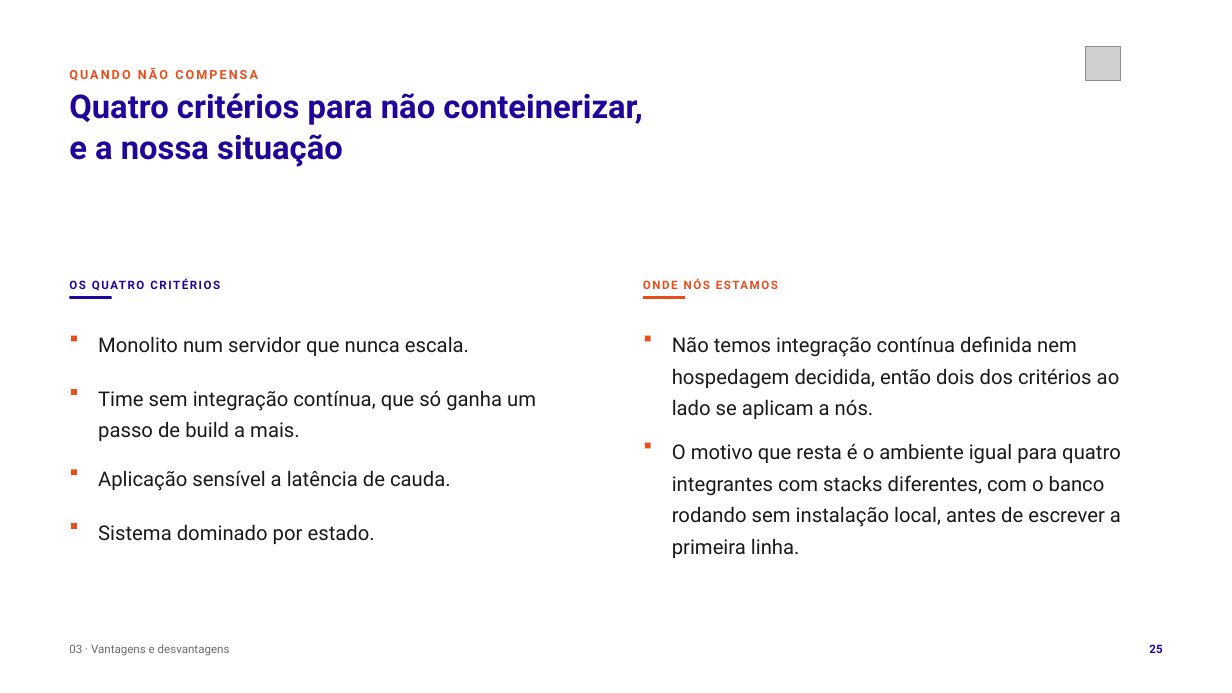
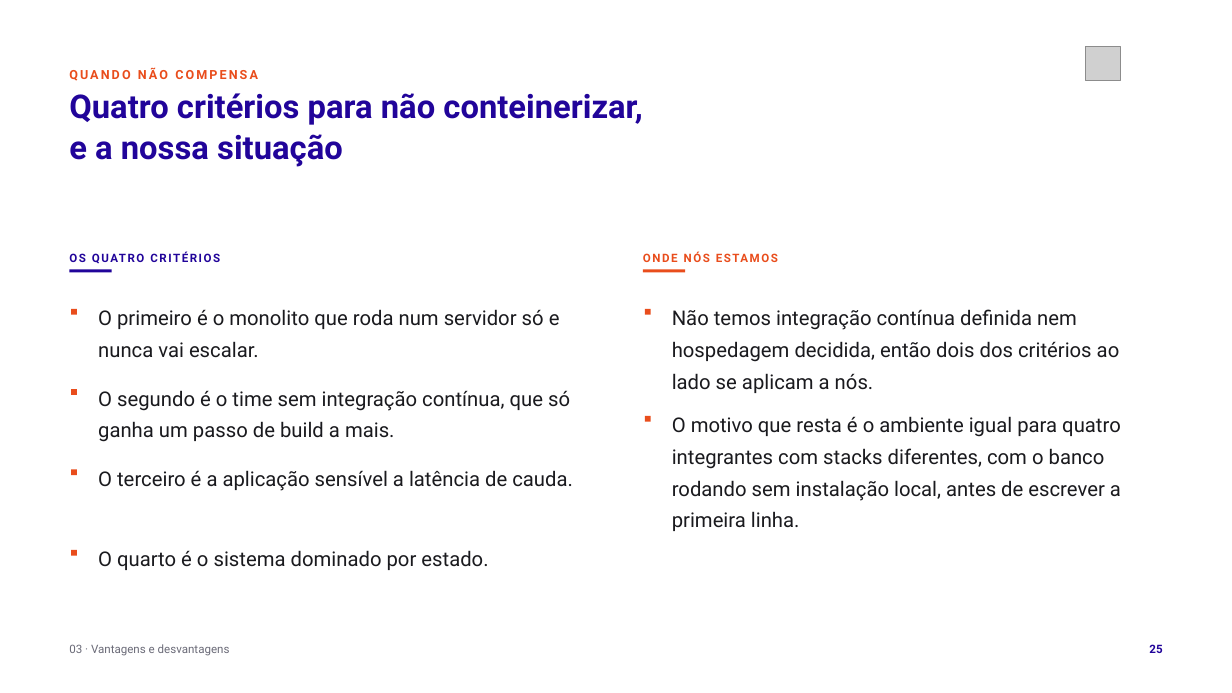
Before and after one commit to tcpassos/invite-app, a slide deck: slide 25 of trabalhos/T1-Docker-Invite-People.pptx. Drawn at 1232x693 pixels with LibreOffice and Linux fonts; fonts in the diff are those of the drawing; grey boxes stand for pictures. Boxes give left, top, right and bottom in pixels: in the first picture for what was removed or moved away, otherwise in the second. Text is boxed around its words. In the diff, an @@ line names an element or a change of style, - is before the commit and + after.

```diff
--- a/trabalhos/T1-Docker-Invite-People.pptx
+++ b/trabalhos/T1-Docker-Invite-People.pptx
@@ text at (98,309,560,358): text changed @@
-Monolito num servidor que nunca escala.
+O primeiro é o monolito que roda num servidor só e nunca vai escalar.
@@ text at (98,390,570,442): text changed @@
-Time sem integração contínua, que só ganha um passo de build a mais.
+O segundo é o time sem integração contínua, que só ganha um passo de build a mais.
@@ 5 rectangles, 4 texts: place and size @@
-5 rectangles, 4 texts at (69,275,1163,558)
+5 rectangles, 4 texts at (69,249,1163,531)
@@ text at (98,470,573,491): text changed @@
-Aplicação sensível a latência de cauda.
+O terceiro é a aplicação sensível a latência de cauda.
@@ rectangle: place and size @@
-rectangle at (71,523,77,529)
+rectangle at (71,550,77,555)
@@ text at (98,550,488,570): text changed @@
-Sistema dominado por estado.
+O quarto é o sistema dominado por estado.
```
Also in this commit, not shown: 8 other slides changed, 11 other files.
